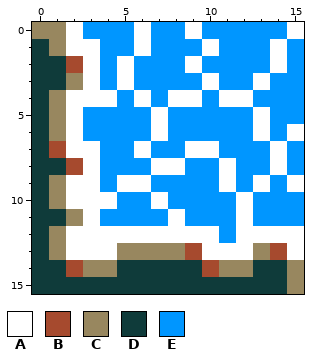
Pixel-art file: ProjectMicro/Assets/Art/Tiles/Water_NE.aseprite. Above, as it was before the edit.
16x16 pixels, 1 frame.
Palette (. is transparent): A #ffffff  B #a64a2e  C #98875f  D #0f3b3a  E #0096ff
Pixels before, first column x 0:
 0 CCAEEEAEEAEEEEEA
 1 DCAAEEAEEEAEEEAE
 2 DDBAEAEEEAEEEEAE
 3 DDCAEAEEEEAEEAEE
 4 DCAAAEAEAAEAAEEE
 5 DCAEEEEAEEEEEAEE
 6 DCAEEEEAEEEEEAEA
 7 DBAAEEAEEAAEEEAE
 8 DDBAEEEAAEEAEEAE
 9 DCAAEAAEEEEAEAEA
10 DCAAAEEAEEEEAEEE
11 DDCAEEEEAEEEAEEE
12 DCAAAAAAAAAEAAAA
13 DCAAACCCCBAAACBA
14 DDBCCDDDDDBCCDDC
15 DDDDDDDDDDDDDDDC
After the commit:
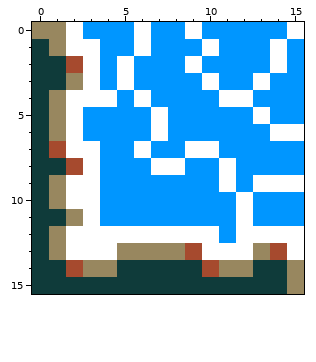
Log entry: Make water tile cells bigger
The exact change:
y 4: x 8..9 AA -> EE
y 6: x 13..14 AE -> EA
y 7..8: x 14 A -> E
y 9: x 5..6 AA -> EE; x 14 E -> A
y 10: x 4 A -> E; x 7 A -> E
y 11: x 8 A -> E
